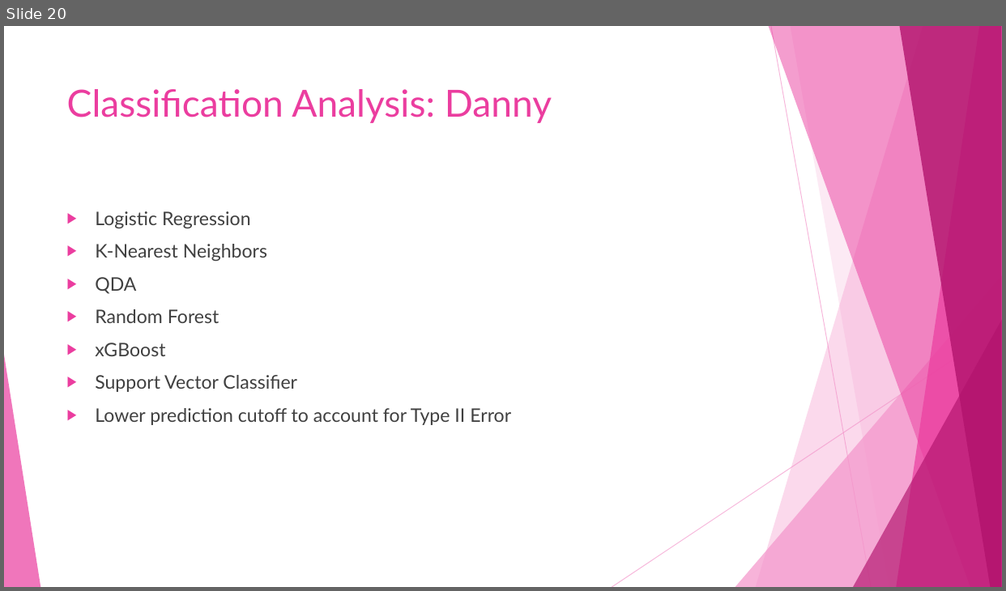
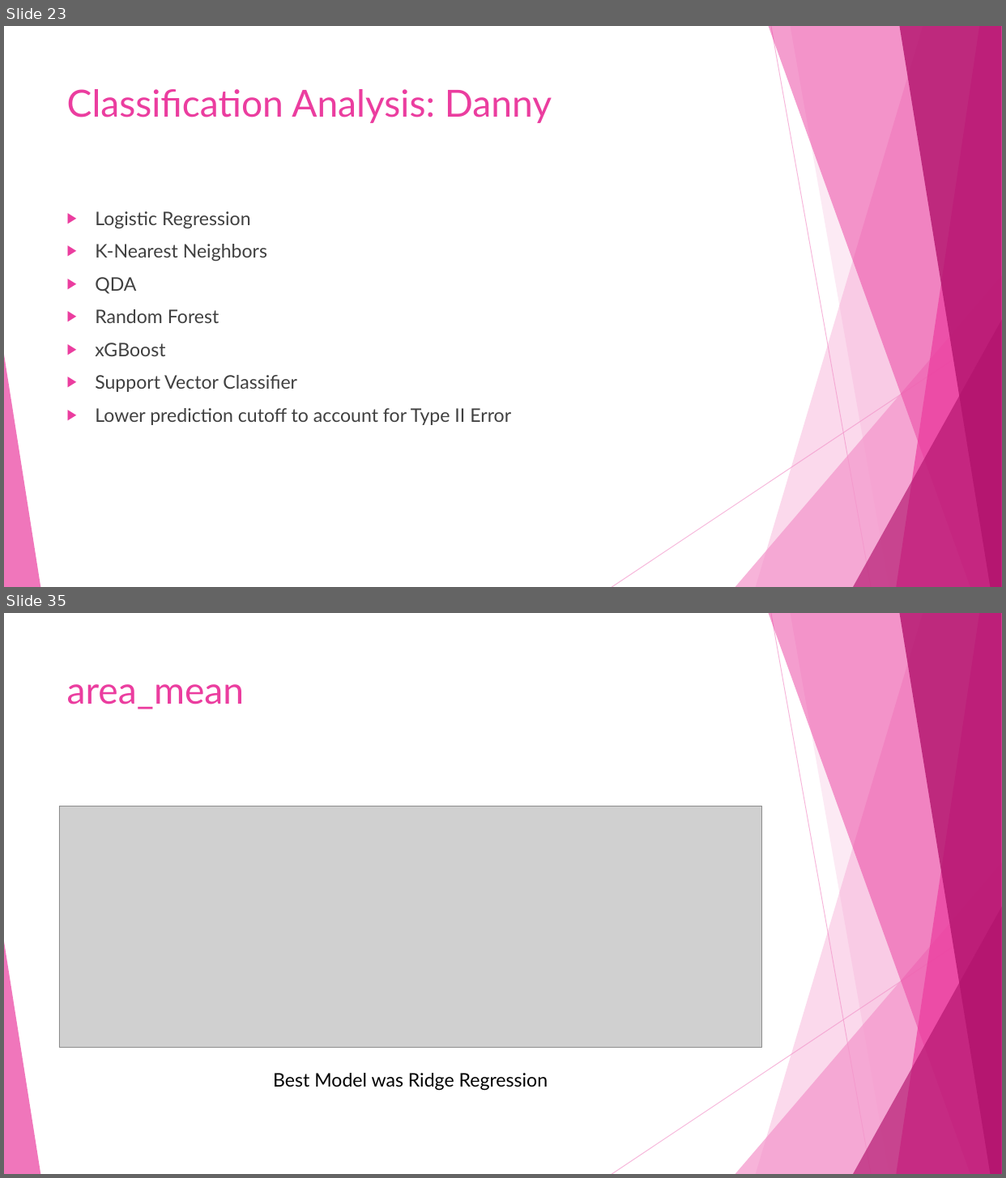
Before and after one commit to dlaposata/Breast_Cancer_Analysis, a slide deck: powerpoint.pptx. Shown one above the other, each under a label of ours: slide 20 before the commit, slides 23 and 35 after it; the slides between them are not shown. The pictures are 1006x591 and 1006x1178 pixels, drawn with LibreOffice and Linux fonts; fonts in the diff are those of the drawing; grey boxes stand for pictures. Boxes give left, top, right and bottom in pixels: in the first picture for what was removed or moved away, otherwise in the second. Text is boxed around its words. In the diff, an @@ line names an element or a change of style, - is before the commit and + after.

```diff
--- a/powerpoint.pptx
+++ b/powerpoint.pptx
@@ slide 35 added at (x1=4, y1=613, x2=1002, y2=1174), background #FFFFFF; not listed: 10 template elements that a slide beside it also shows @@
@@ title added at (x1=67, y1=684, x2=244, y2=709), 36 pt, text #EB3D9F @@
+area_mean
@@ picture added at (x1=59, y1=806, x2=762, y2=1047) @@
@@ text added at (x1=273, y1=1073, x2=548, y2=1091), 18 pt, text #000000 @@
+Best Model was Ridge Regression
@@ what was slide 20 is now slide 23 @@
```
Also in this commit, not shown: 5 slides changed, 19 other slides added, 5 slides removed, 6 other files.
